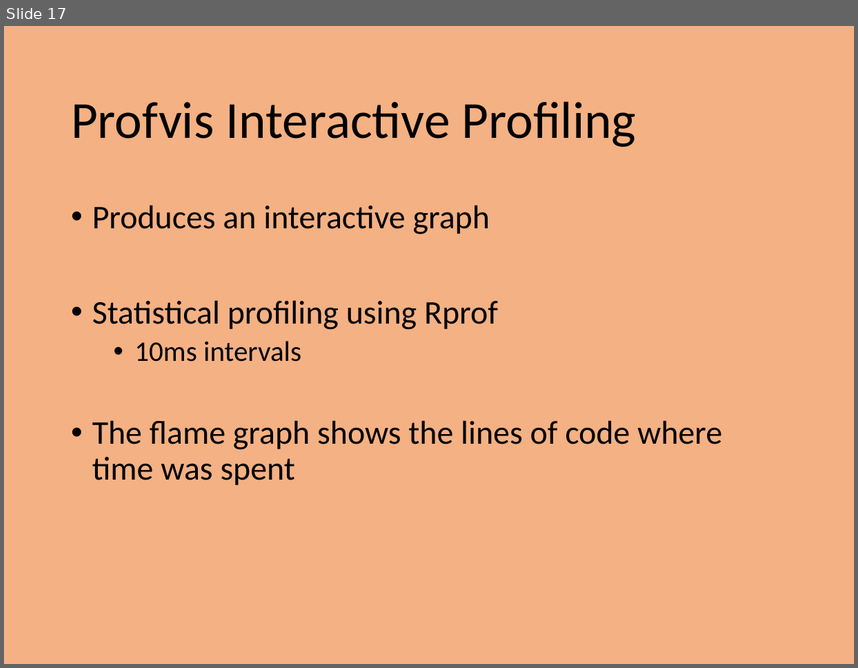
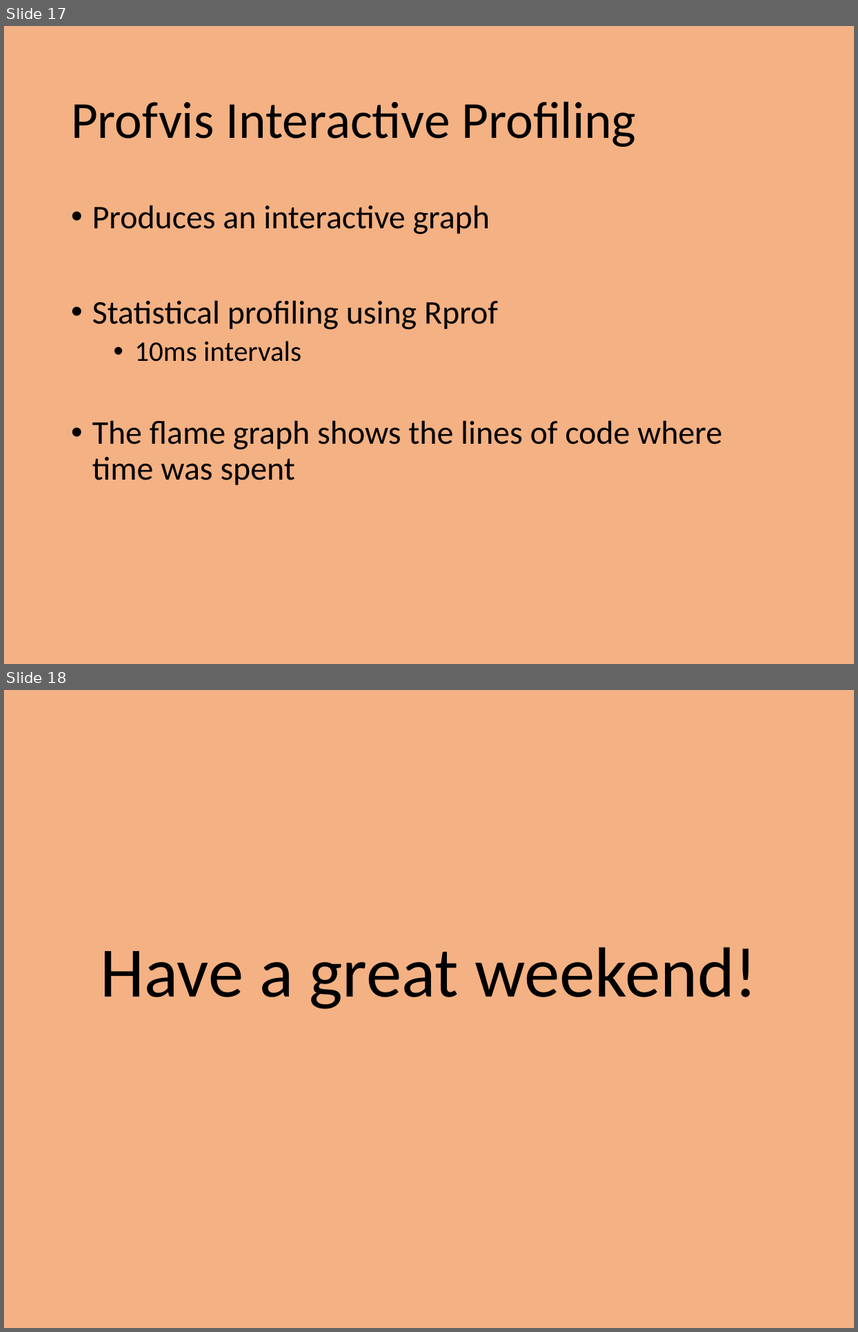
Before and after one commit to PrincetonUniversity/intro_debugging, a slide deck: 01_overview/Introduction_To_Debugging.pptx. Shown one above the other, each under a label of ours: slide 17 before the commit, slides 17 and 18 after it. The pictures are 858x668 and 858x1332 pixels, drawn with LibreOffice and Linux fonts; fonts in the diff are those of the drawing. Boxes give left, top, right and bottom in pixels: in the first picture for what was removed or moved away, otherwise in the second. Text is boxed around its words. In the diff, an @@ line names an element or a change of style, - is before the commit and + after.

```diff
--- a/01_overview/Introduction_To_Debugging.pptx
+++ b/01_overview/Introduction_To_Debugging.pptx
@@ slide 18 added at [4,690,854,1328], background #F4B183 @@
@@ title added at [100,947,757,1009], 60 pt, text #000000 @@
+Have a great weekend!
```
Also in this commit, not shown: 3 slides changed, 8 other files.
